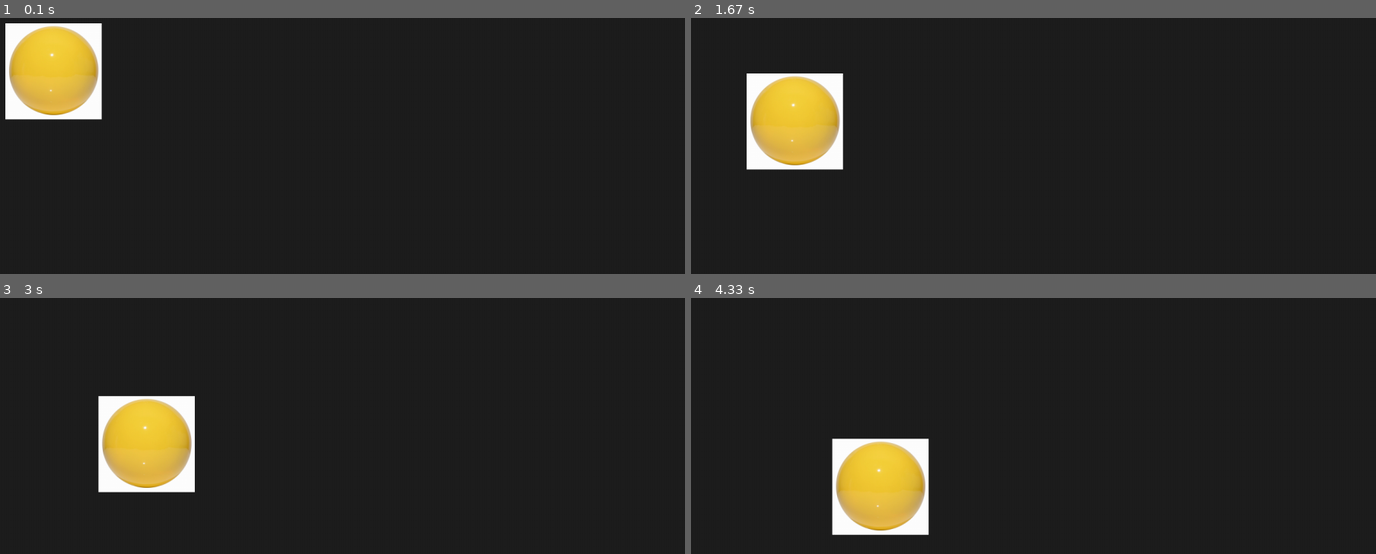
Above: before the commit, frames 1-4 (two rows, left to right).
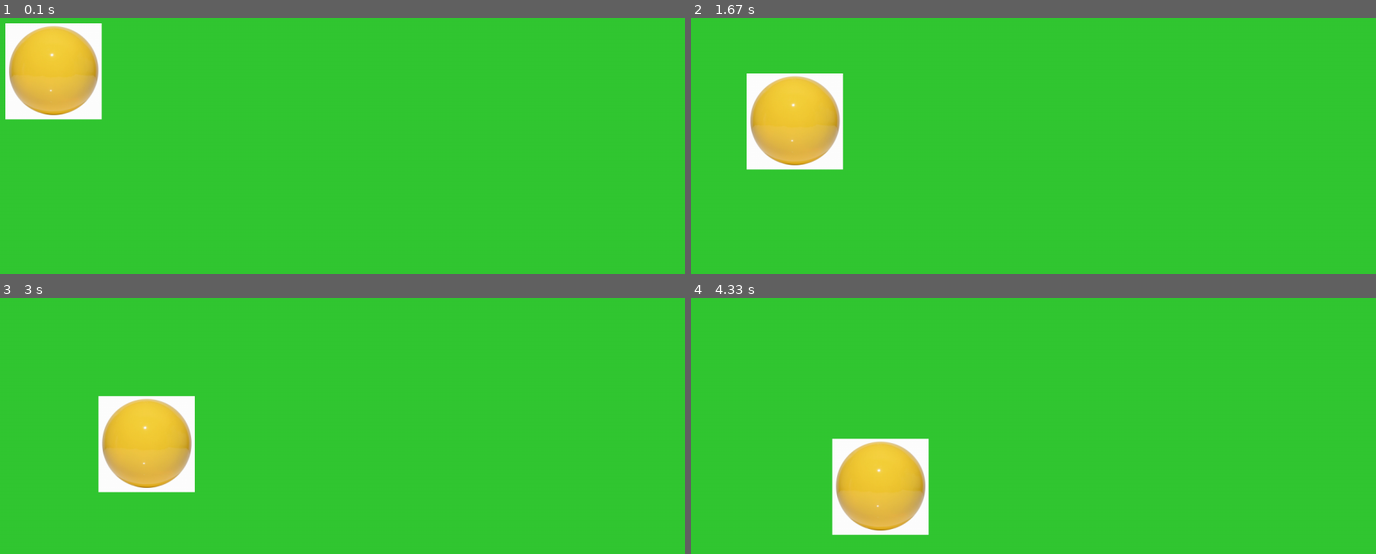
Above: after the commit, the same moments.

Repository: milankostak/KCGI-GamesAI
Game: pygame game, started from Lesson 02 - Python/games_ai_02b_pygame.py
Two runs of this game, one before a commit and one after it. Both use one fixed random seed, a clock stepped at 60 frames per second and the inputs below.
Inputs:
- Up to frame 1 (0.1 s): no input
- Up to frame 2 (1.67 s): no input
- Up to frame 3 (3 s): no input
- Up to frame 4 (4.33 s): no input

The runs differ from the first frame. In frame 1, 95% of the frame differs, in the area x 0-100%, y 0-100%; in frame 2, 95%; in frame 3, 95%; in frame 4, 95%.

Commit message:
Lesson 02 - Python

Diff:
--- a/Lesson 02 - Python/games_ai_02a_python.py
+++ b/Lesson 02 - Python/games_ai_02a_python.py
@@ -43,7 +43,7 @@
 a = 7
 b = 3
 if a == 7 and b == 3:
-    print("a is 5 and b is 3")
+    print("a is 7 and b is 3")
 
 a = 71
 print("a is 71") if a == 71 else print("a is something else")
@@ -83,6 +83,7 @@
 
 result1 = test("aa")
 print(result1)
+print("--")
 result2 = test(14, 7)
 print(result2)
 
@@ -105,6 +106,7 @@
 x = [1, 2, 31]
 print(x)
 print(x[1])
+print(x[-1])
 
 x.append(8)
 print(x)
@@ -117,7 +119,7 @@
 print(value)
 print(x)
 
-x.remove(2)
+x.remove(31)
 print(x)
 
 x.reverse()
@@ -130,10 +132,12 @@
     "name": "Japan",
     "short": "JP",
     "capital": "Tokyo",
-    "population": 125_600_000,
+    "population": 123_900_000,
     "neighbors": []
 }
 print(japan)
+print(japan["name"])
+print(japan.keys())
 
 czechia = {
     "name": "Czechia",
@@ -149,9 +153,9 @@
 
 y = [5, 7, 8]
 try:
-    y.remove(1)
+    y.remove(10)
 except ValueError:
-    print("Value of 1 is not in the list")
+    print("Value of 10 is not in the list")
 finally:
     y.clear()
 
--- a/Lesson 02 - Python/games_ai_02b_pygame.py
+++ b/Lesson 02 - Python/games_ai_02b_pygame.py
@@ -8,11 +8,12 @@
     # Set the size of the window
     size = width, height = 1280, 480
 
-    # Set the speed of the ball (can be different for x and y)
+    # Set the speed of the ball (can be different for X and Y axis)
     speed = [1, 1]
 
     # Set the background color (RGB)
-    background_color = 30, 30, 30
+    # https://en.wikipedia.org/wiki/RGB_color_model
+    background_color = (50, 200, 50)  # 2^8 - 1 = 255
 
     # Create the window
     screen = pygame.display.set_mode(size)
